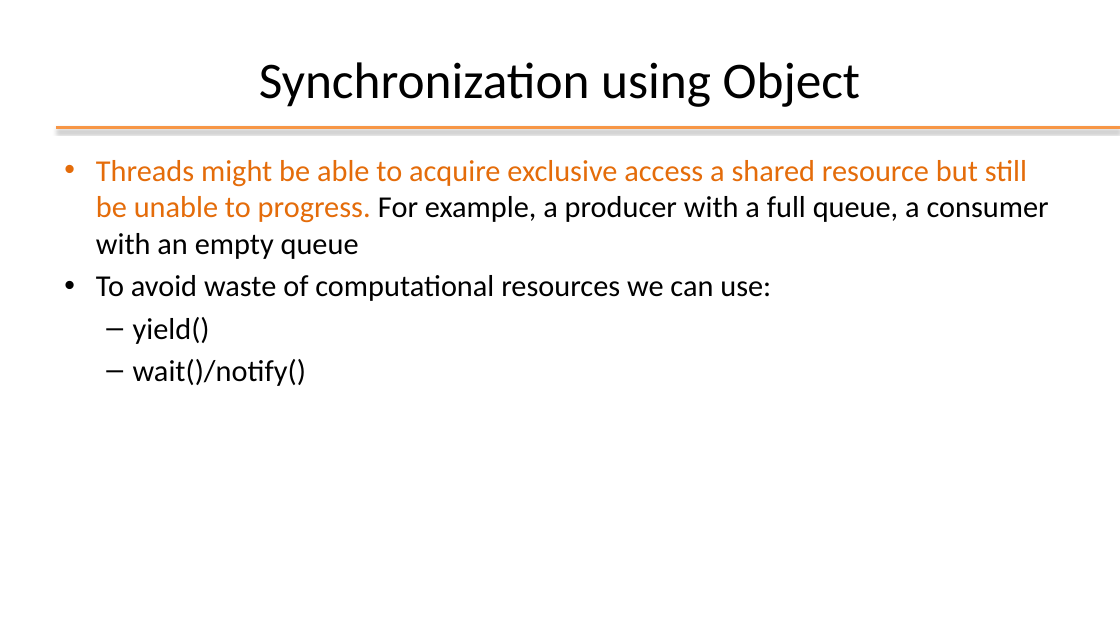
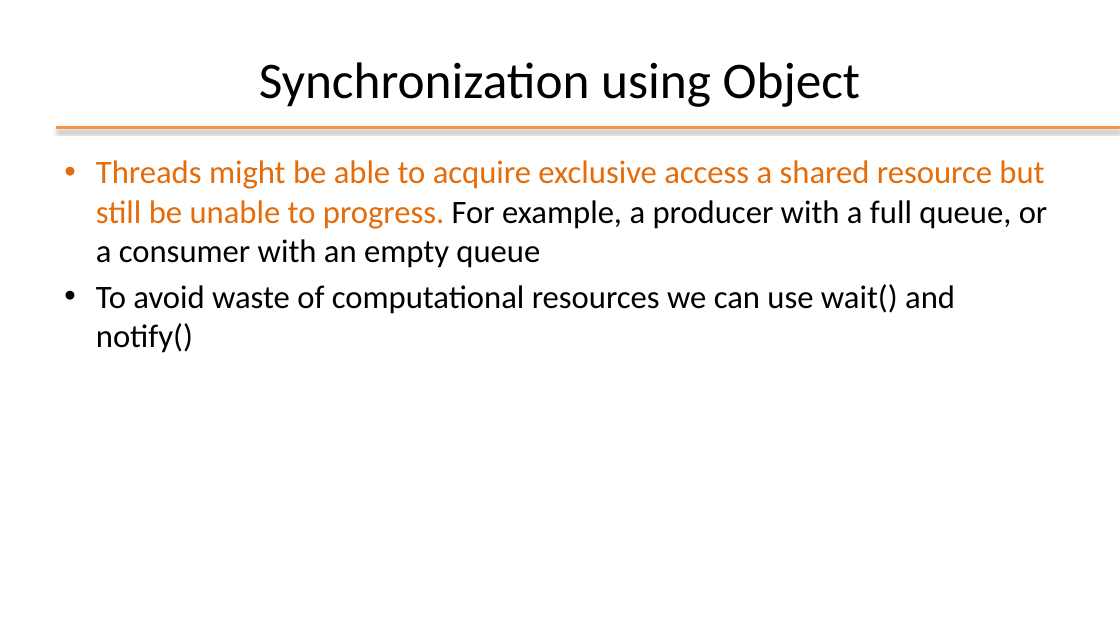
Before and after one commit to plctechnician/ooprogramming, a slide deck: slide 53 of java/slides/ppt/08 - Java Multi-Threading.pptx (slide 54 before the commit). Drawn at 1120x630 pixels with LibreOffice and Linux fonts; fonts in the diff are those of the drawing; background and template pictures are left out. Boxes give left, top, right and bottom in pixels: in the first picture for what was removed or moved away, otherwise in the second. Text is boxed around its words. In the diff, an @@ line names an element or a change of style, - is before the commit and + after.

```diff
--- a/java/slides/ppt/08 - Java Multi-Threading.pptx
+++ b/java/slides/ppt/08 - Java Multi-Threading.pptx
@@ text at <box>96,160,1048,353</box>: text changed; size 26 to 28 pt @@
-• Threads might be able to acquire exclusive access a shared resource but still be unable to progress. For example, a producer with a full queue, a consumer with an empty queue
-• To avoid waste of computational resources we can use:
-  – yield()
-  – wait()/notify()
+• Threads might be able to acquire exclusive access a shared resource but still be unable to progress. For example, a producer with a full queue, or a consumer with an empty queue
+• To avoid waste of computational resources we can use wait() and notify()
```
Also in this commit, not shown: 10 other slides changed, 1 slide added, 2 slides removed, 6 other files.
